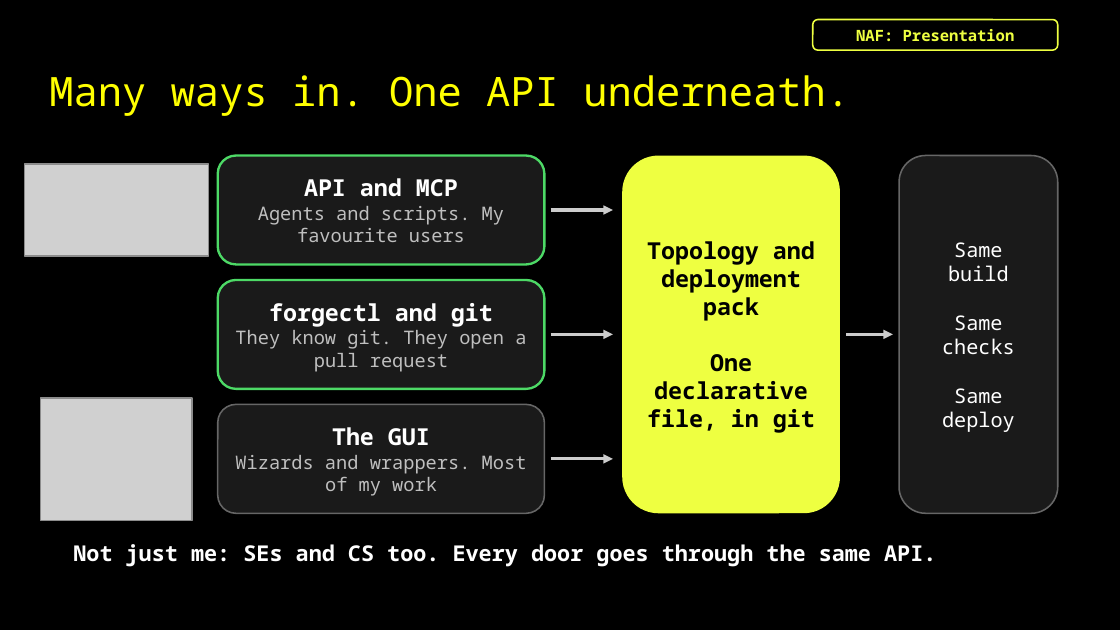
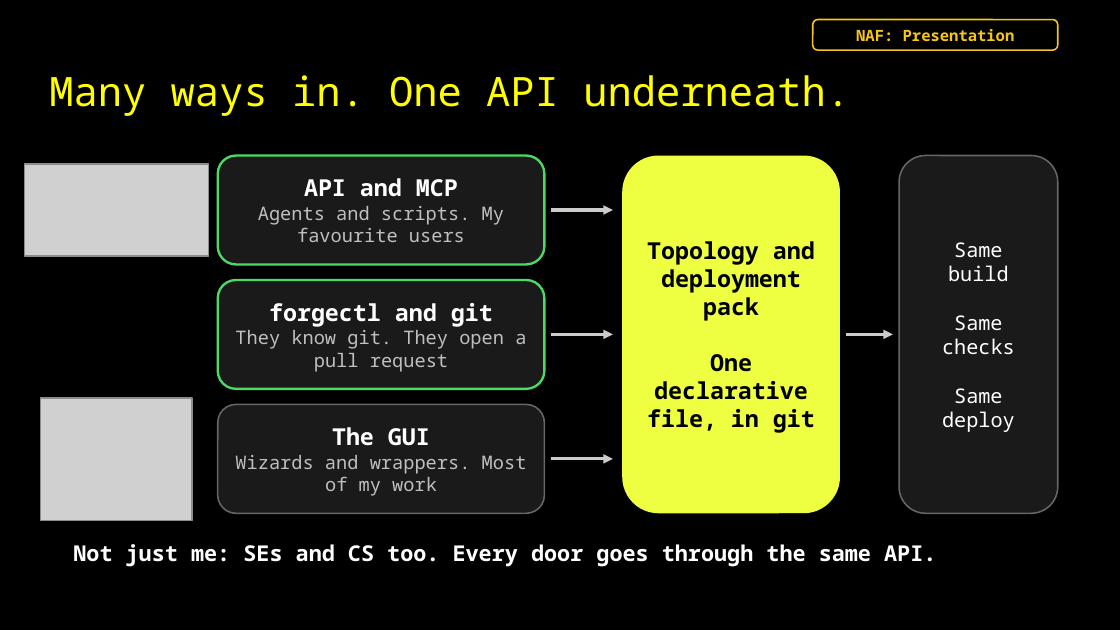
Before and after one commit to captainpacket/autocon6, a slide deck: slide 12 of slides/AC6_Every_Automation_Demo_Lies.pptx. Drawn at 1120x630 pixels with LibreOffice and Linux fonts; fonts in the diff are those of the drawing; grey boxes stand for pictures; background and template pictures are left out. Boxes give left, top, right and bottom in pixels: in the first picture for what was removed or moved away, otherwise in the second. Text is boxed around its words. In the diff, an @@ line names an element or a change of style, - is before the commit and + after.

```diff
--- a/slides/AC6_Every_Automation_Demo_Lies.pptx
+++ b/slides/AC6_Every_Automation_Demo_Lies.pptx
@@ rounded rectangle "NAF: Presentation" at (813, 19, 1058, 49): text colour #EEFF41 to #F5C518; outline #EEFF41 1 pt to #F5C518 1 pt @@
```
Also in this commit, not shown: 17 other slides changed, 23 other files.
